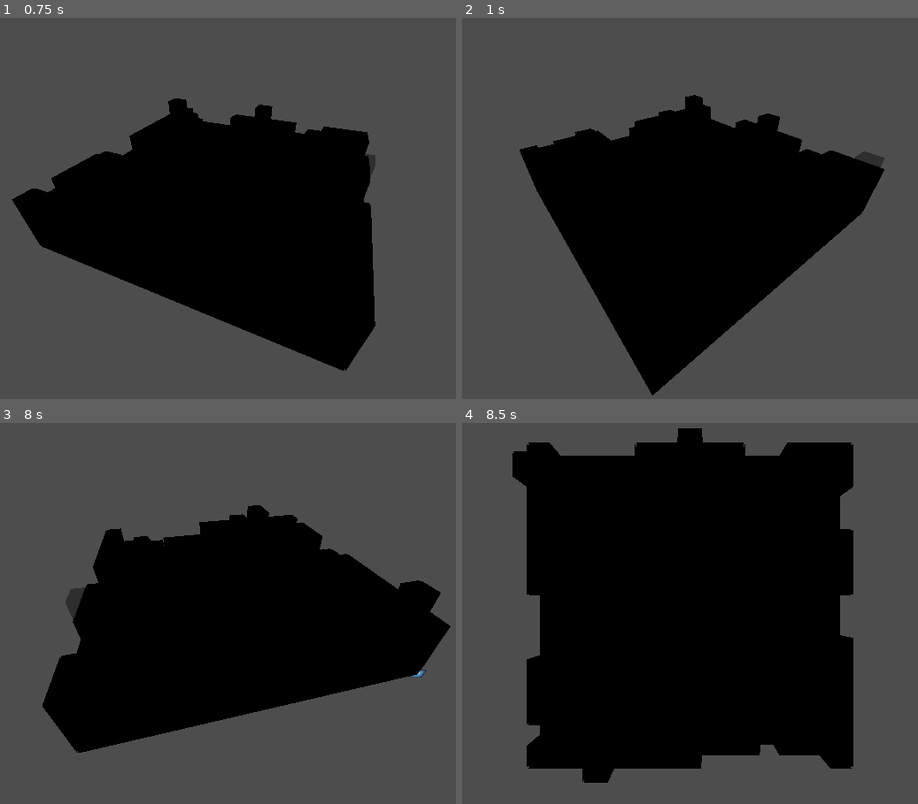
Above: before the commit, frames 1-4 (two rows, left to right).
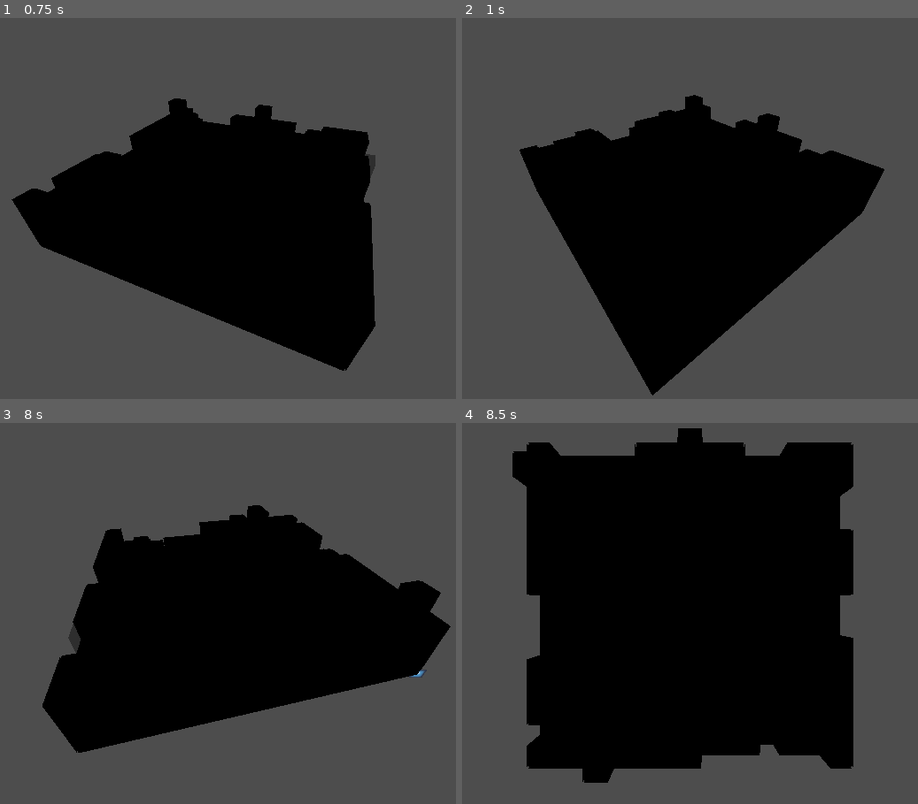
Above: after the commit, the same moments.

Repository: Nalooff/TSG
Game: Godot game, scene res://Scenes/world.tscn
The game is run twice, just before and just after one commit, with the same random seed, the same clock (stepped at 60 frames per second) and the same inputs. The project has no main scene, so this scene is started directly. The engine's default icon, where the game draws it, is replaced by a stand-in: a white triangle on a blue panel in a dark square.
Inputs (mouse positions are in pixels of both pictures, inside the frame that each line leads up to):
- Up to frame 1 (0.75 s): tap Enter (change_view) at 0.5 s; move the mouse to (383, 181) at 0.52 s; hold Right (rotate_right) from 0.53 s (still down); hold Enter (change_view) from 0.53 s (still down)
- Up to frame 2 (1 s): keep holding Right (rotate_right); keep holding Enter (change_view)
- Up to frame 3 (8 s): move the mouse to (86, 624) at 1.27 s; release Right (rotate_right) at 1.28 s; release Enter (change_view) at 1.28 s; hold Left (rotate_left) 1.28-2.03 s; tap Middle mouse button (rotate_cam) every 1.5 s from 1.35 to 7.35 s; move the mouse to (300, 518) at 2.02 s; hold Enter (change_view) 2.03-2.78 s; hold Right (rotate_right) 2.03-3.53 s; tap Space at 2.75, 4.25, 5.75 s; move the mouse to (191, 685) at 2.77 s; tap Enter (change_view) at 3.5, 5 s; move the mouse to (442, 666) at 3.52 s; hold Enter (change_view) 3.53-4.28 s; hold Left (rotate_left) 3.53-5.78 s; move the mouse to (13, 544) at 4.27 s; move the mouse to (264, 605) at 5.02 s; hold Enter (change_view) 5.03-5.78 s; move the mouse to (123, 506) at 5.77 s; hold Right (rotate_right) from 5.78 s (still down); move the mouse to (383, 586) at 6.52 s; hold Enter (change_view) 6.53-7.28 s; move the mouse to (86, 624) at 7.27 s
- Up to frame 4 (8.5 s): move the mouse to (762, 518) at 8.02 s; release Right (rotate_right) at 8.03 s; hold Left (rotate_left) from 8.03 s (still down); hold Enter (change_view) from 8.03 s (still down)

Frame 1 is identical in both runs. In frame 2, 0.1% of the frame differs, in the area x 86-93%, y 35-40%; in frame 3, 0.3%, in the area x 14-19%, y 43-61%; in frame 4, nothing differs.

Commit message:
Refine hit-to-grid snapping logic
Update _convert_hit_to_grid to choose a sample_position based on collision normal: sample inward for top faces (hit_normal.y > 0.5) and outward for walls, improving side-snapping and correct grid cell selection. Keeps existing clamping and grid index calculation unchanged.

Diff:
--- a/GridGeneration/block_preview.gd
+++ b/GridGeneration/block_preview.gd
@@ -75,14 +75,30 @@
 	return space_state.intersect_ray(query)
 
 
+# =============================================================================
+# HIT RESOLUTION & SIDE-SNAPPING LOGIC
+# =============================================================================
 ## Extracts local Vector2i grid coordinates from raw 3D physics collision bounds
 func _convert_hit_to_grid(hit_position: Vector3, hit_normal: Vector3) -> Vector2i:
-	var inward_sample = hit_position - (hit_normal * 0.1)
-	var gx = clampi(int(floor(inward_sample.x / grid.CELL_SIZE)), 0, grid.GRID_WIDTH - 1)
-	var gz = clampi(int(floor(inward_sample.z / grid.CELL_SIZE)), 0, grid.GRID_DEPTH - 1)
+	var sample_position: Vector3
+
+	# --- MODIFIABLE SNAPPING BEHAVIOR ---
+	# Check if the normal is mostly pointing upwards (Top face of a block)
+	if hit_normal.y > 0.5:
+		# Push sample inside the block to read the terrain surface grid point
+		sample_position = hit_position - (hit_normal * 0.1)
+	else:
+		# Push sample OUTWARD into the empty adjacent space next to the block wall
+		sample_position = hit_position + (hit_normal * 0.1)
+
+	var gx = clampi(int(floor(sample_position.x / grid.CELL_SIZE)), 0, grid.GRID_WIDTH - 1)
+	var gz = clampi(int(floor(sample_position.z / grid.CELL_SIZE)), 0, grid.GRID_DEPTH - 1)
 	return Vector2i(gx, gz)
 
 
+# =============================================================================
+# CONDITIONAL VALIDATION ENGINE
+# =============================================================================
 ## Orchestrates layout updates, checks guidelines, and updates visuals
 func _update_placement_logic(gx: int, gz: int) -> void:
 	var within_boundaries = (gx + preview_size.x <= grid.GRID_WIDTH) and (gz + preview_size.z <= grid.GRID_DEPTH)
@@ -94,6 +110,7 @@
 	var perfect_flat_foundation = structural_data["is_flat"]
 	var height_limit_exceeded = (structural_data["highest_tier"] + preview_size.y) > 3
 
+	# --- CUSTOM RULES CAN BE ADDED HERE ---
 	# Consolidated master state definition
 	is_placement_valid = within_boundaries and perfect_flat_foundation and not height_limit_exceeded
 
